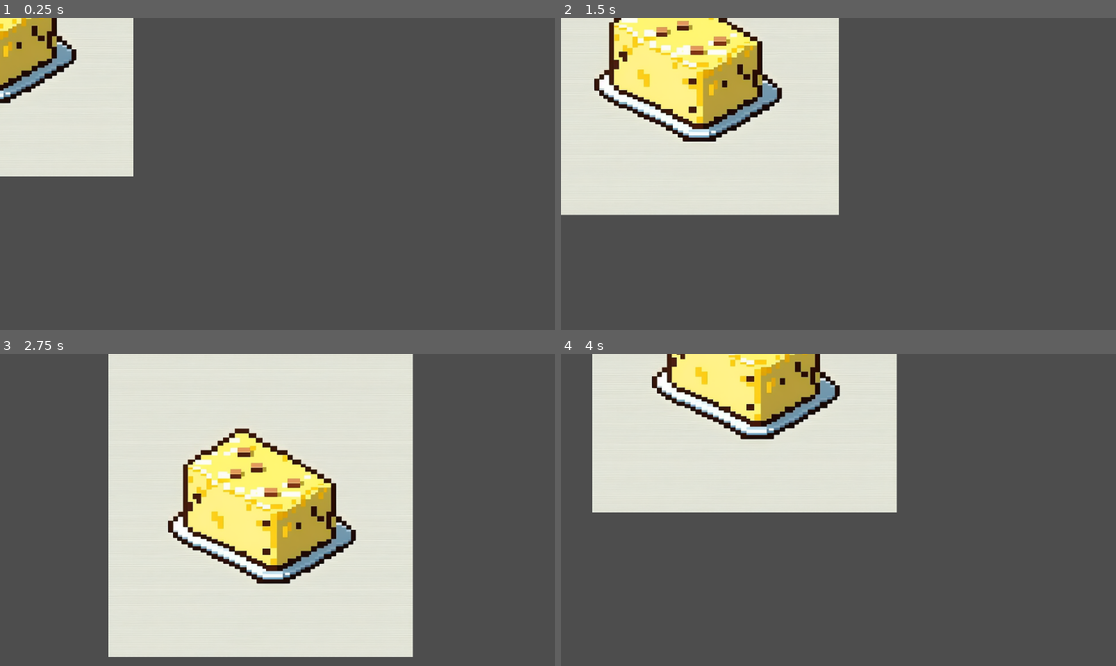
Above: before the commit, frames 1-4 (two rows, left to right).
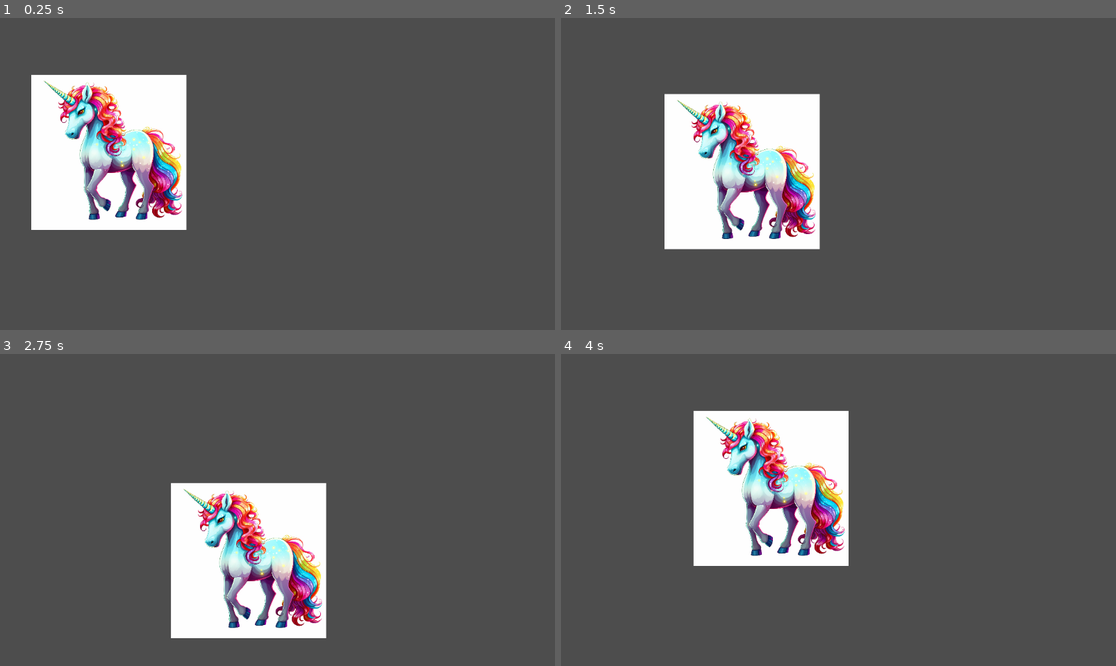
Above: after the commit, the same moments.

Repository: twfahey1/UnicornFarm
Game: Godot game, scene res://Scenes/main.tscn
Two runs of this game, one before a commit and one after it. Both use one fixed random seed, a clock stepped at 60 frames per second and the inputs below. Before the commit the project starts from res://node_2d.tscn.
Inputs:
- Up to frame 1 (0.25 s): no input
- Up to frame 2 (1.5 s): tap Enter at 0.5 s; hold Right (ui_right) 0.53-1.28 s; tap Space (ui_select) at 0.6, 0.77, 1.07, 1.35 s; hold Down (ui_down) from 1.28 s (still down)
- Up to frame 3 (2.75 s): tap Space (ui_select) at 1.52, 1.82, 2.1 s; release Down (ui_down) at 2.03 s; hold Right (ui_right) from 2.03 s (still down)
- Up to frame 4 (4 s): release Right (ui_right) at 2.78 s; hold Up (ui_up) 2.78-3.53 s; tap Space (ui_select) at 2.85, 3.02, 3.32, 3.6, 3.77 s; hold Left (ui_left) from 3.53 s (still down)

The runs differ from the first frame. In frame 1, 20% of the frame differs, in the area x 0-34%, y 0-68%; in frame 2, 34%; in frame 3, 53%, in the area x 19-75%, y 0-98%; in frame 4, 32%.
Error after the commit: Invalid call. Nonexistent function 'instance' in base 'PackedScene'. (res://Scripts/MainUnicorn.gd:26)

Commit message:
Refactor structure, scaffold animation structure and scenes

Diff:
--- a/Butter.gd
+++ /dev/null
@@ -1,18 +0,0 @@
-extends Sprite2D
-
-var speed = 200
-
-func _physics_process(delta):
-	var velocity = Vector2(0, 0)
-
-	if Input.is_action_pressed("ui_right"):
-		velocity.x += 20
-	if Input.is_action_pressed("ui_left"):
-		velocity.x -= 20
-	if Input.is_action_pressed("ui_down"):
-		velocity.y += 20
-	if Input.is_action_pressed("ui_up"):
-		velocity.y -= 20
-
-	velocity = velocity.normalized() * speed * delta
-	self.position += velocity
--- /dev/null
+++ b/MainUnicorn.gd
@@ -0,0 +1,64 @@
+extends Sprite2D
+
+# Member variables
+var speed = 200
+var tomato_counter = 0  # Initialize the counter
+@onready var tomato_counter_label = get_node("Label") # Adjust the path based on your actual node hierarchy
+var TomatoMissle = preload("res://tomato-missle.tscn")
+
+
+
+# Called when the node enters the scene tree for the first time.
+func _ready():
+
+	pass
+
+# Called every frame. 'delta' is the elapsed time since the previous frame.
+func _process(delta):
+	if Input.is_action_just_pressed("ui_select"):  # "ui_select" is the default action for spacebar
+		print("Spacebar was pressed.")  # Log message to console
+		shoot_tomato()
+
+# Shoot a TomatoMissle
+func shoot_tomato():
+	print(TomatoMissle)
+	# if TomatoMissle:
+	# 	var tomato_instance = TomatoMissle.instance()  # Create a new instance of the TomatoMissle
+	# 	tomato_instance.position = self.position  # Set its initial position to the Unicorn's position
+
+	# 	# Optionally: Add any velocity or other properties to simulate shooting
+	# 	tomato_instance.velocity = Vector2(200, 0)  # Example velocity, adjust as needed
+
+	# 	get_parent().add_child(tomato_instance)  # Add the TomatoMissle to the parent scene
+	# else:
+	# 	print("No missle!")
+# Update UI Label
+func update_ui():
+	# Console log the counter
+	print(tomato_counter)
+	tomato_counter_label.text = str(tomato_counter)
+
+# Physics process for handling movement
+func _physics_process(delta):
+	var velocity = Vector2(0, 0)
+	if Input.is_action_pressed("ui_right"):
+		velocity.x += 100
+	if Input.is_action_pressed("ui_left"):
+		velocity.x -= 100
+	if Input.is_action_pressed("ui_down"):
+		velocity.y += 100
+	if Input.is_action_pressed("ui_up"):
+		velocity.y -= 100
+	velocity = velocity.normalized() * speed * delta
+	self.position += velocity
+
+# Increment tomato counter
+func increment_tomato_counter():
+	tomato_counter += 1
+	update_ui()
+
+# Collision handling
+func _on_Area2D_body_entered(body):
+	if body.name == "TomatoMissle":
+		body.queue_free()
+		increment_tomato_counter()
--- a/Node2D.gd
+++ /dev/null
@@ -1,28 +0,0 @@
-extends Node2D
-
-
-# Called when the node enters the scene tree for the first time.
-func _ready():
-	pass # Replace with function body.
-
-
-# Called every frame. 'delta' is the elapsed time since the previous frame.
-func _process(delta):
-	pass
-
-var speed = 200
-
-func _physics_process(delta):
-	var velocity = Vector2(0, 0)
-
-	if Input.is_action_pressed("ui_right"):
-		velocity.x += 1
-	if Input.is_action_pressed("ui_left"):
-		velocity.x -= 1
-	if Input.is_action_pressed("ui_down"):
-		velocity.y += 1
-	if Input.is_action_pressed("ui_up"):
-		velocity.y -= 1
-
-	velocity = velocity.normalized() * speed * delta
-	self.position += velocity
--- /dev/null
+++ b/Scenes/main.tscn
@@ -0,0 +1,20 @@
+[gd_scene load_steps=4 format=3 uid="uid://402bu0hegljn"]
+
+[ext_resource type="Script" path="res://Scripts/Node2D.gd" id="1_0atb2"]
+[ext_resource type="Texture2D" uid="uid://ck0o0xxqjukcc" path="res://Assets/tylerfahey_graphics_for_a_game_pixel_art_a_unicorn_with_rainbow_9c3c96ae-84d8-40c6-8c9a-7829b6bdfbc9.png" id="2_xmlfi"]
+[ext_resource type="Script" path="res://Scripts/MainUnicorn.gd" id="3_nsmcu"]
+
+[node name="MainNode" type="Node2D"]
+script = ExtResource("1_0atb2")
+
+[node name="MainUnicorn" type="Sprite2D" parent="."]
+position = Vector2(226, 279)
+scale = Vector2(0.314941, 0.314941)
+texture = ExtResource("2_xmlfi")
+script = ExtResource("3_nsmcu")
+
+[node name="Label" type="Label" parent="MainUnicorn"]
+offset_left = 638.214
+offset_top = -641.389
+offset_right = 840.214
+offset_bottom = -618.389
--- /dev/null
+++ b/Scenes/player.tscn
@@ -0,0 +1,45 @@
+[gd_scene load_steps=6 format=3 uid="uid://c1dmhisdngbpe"]
+
+[ext_resource type="Script" path="res://Scripts/player.gd" id="1_2xn1n"]
+[ext_resource type="Texture2D" uid="uid://dlq6ufsgr7k14" path="res://Assets/tylerfahey_graphics_for_a_game_pixel_art_a_tomato_958f9d18-b392-48c3-b761-0156b7a7d9f8.png" id="1_cno5b"]
+[ext_resource type="Texture2D" uid="uid://ck0o0xxqjukcc" path="res://Assets/tylerfahey_graphics_for_a_game_pixel_art_a_unicorn_with_rainbow_9c3c96ae-84d8-40c6-8c9a-7829b6bdfbc9.png" id="2_leq3f"]
+
+[sub_resource type="SpriteFrames" id="SpriteFrames_t3uck"]
+animations = [{
+"frames": [{
+"duration": 1.0,
+"texture": ExtResource("1_cno5b")
+}, {
+"duration": 1.0,
+"texture": ExtResource("2_leq3f")
+}],
+"loop": true,
+"name": &"up",
+"speed": 5.0
+}, {
+"frames": [{
+"duration": 1.0,
+"texture": ExtResource("2_leq3f")
+}, {
+"duration": 1.0,
+"texture": ExtResource("1_cno5b")
+}],
+"loop": true,
+"name": &"walk",
+"speed": 5.0
+}]
+
+[sub_resource type="RectangleShape2D" id="RectangleShape2D_qmmjk"]
+
+[node name="Player" type="Area2D"]
+scale = Vector2(0.5, 0.5)
+script = ExtResource("1_2xn1n")
+metadata/_edit_group_ = true
+
+[node name="AnimatedSprite2D" type="AnimatedSprite2D" parent="."]
+sprite_frames = SubResource("SpriteFrames_t3uck")
+animation = &"up"
+
+[node name="CollisionShape2D" type="CollisionShape2D" parent="."]
+shape = SubResource("RectangleShape2D_qmmjk")
+debug_color = Color(0.862745, 0, 0.870588, 0.419608)
--- /dev/null
+++ b/Scenes/shooting-object.tscn
@@ -0,0 +1,3 @@
+[gd_scene format=3 uid="uid://3ilsmnhh6ajt"]
+
+[node name="shooting-object" type="Node2D"]
--- /dev/null
+++ b/Scripts/MainUnicorn.gd
@@ -0,0 +1,64 @@
+extends Sprite2D
+
+# Member variables
+var speed = 200
+var tomato_counter = 0  # Initialize the counter
+@onready var tomato_counter_label = get_node("Label") # Adjust the path based on your actual node hierarchy
+var TomatoMissle = preload("res://Scenes/shooting-object.tscn");
+
+
+
+# Called when the node enters the scene tree for the first time.
+func _ready():
+
+	pass
+
+# Called every frame. 'delta' is the elapsed time since the previous frame.
+func _process(delta):
+	if Input.is_action_just_pressed("ui_select"):  # "ui_select" is the default action for spacebar
+		print("Spacebar was pressed.")  # Log message to console
+		shoot_tomato()
+
+# Shoot a TomatoMissle
+func shoot_tomato():
+	print(TomatoMissle)
+	if TomatoMissle:
+		var tomato_instance = TomatoMissle.instance()  # Create a new instance of the TomatoMissle
+	# 	tomato_instance.position = self.position  # Set its initial position to the Unicorn's position
+
+	# 	# Optionally: Add any velocity or other properties to simulate shooting
+	# 	tomato_instance.velocity = Vector2(200, 0)  # Example velocity, adjust as needed
+
+	# 	get_parent().add_child(tomato_instance)  # Add the TomatoMissle to the parent scene
+	# else:
+	# 	print("No missle!")
+# Update UI Label
+func update_ui():
+	# Console log the counter
+	print(tomato_counter)
+	tomato_counter_label.text = str(tomato_counter)
+
+# Physics process for handling movement
+func _physics_process(delta):
+	var velocity = Vector2(0, 0)
+	if Input.is_action_pressed("ui_right"):
+		velocity.x += 100
+	if Input.is_action_pressed("ui_left"):
+		velocity.x -= 100
+	if Input.is_action_pressed("ui_down"):
+		velocity.y += 100
+	if Input.is_action_pressed("ui_up"):
+		velocity.y -= 100
+	velocity = velocity.normalized() * speed * delta
+	self.position += velocity
+
+# Increment tomato counter
+func increment_tomato_counter():
+	tomato_counter += 1
+	update_ui()
+
+# Collision handling
+func _on_Area2D_body_entered(body):
+	if body.name == "TomatoMissle":
+		body.queue_free()
+		increment_tomato_counter()
--- /dev/null
+++ b/Scripts/player.gd
@@ -0,0 +1,33 @@
+extends Area2D
+
+@export var speed = 400 # How fast the player will move (pixels/sec).
+var screen_size # Size of the game window.
+
+func _ready():
+	screen_size = get_viewport_rect().size
+
+func _process(delta):
+	var velocity = Vector2.ZERO # The player's movement vector.
+	if Input.is_action_pressed("move_right"):
+		velocity.x += 1
+	if Input.is_action_pressed("move_left"):
+		velocity.x -= 1
+	if Input.is_action_pressed("move_down"):
+		velocity.y += 1
+	if Input.is_action_pressed("move_up"):
+		velocity.y -= 1
+
+	if velocity.length() > 0:
+		velocity = velocity.normalized() * speed
+		$AnimatedSprite2D.play()
+	else:
+		$AnimatedSprite2D.stop()
+
+	if velocity.x != 0:
+		$AnimatedSprite2D.animation = "walk"
+		$AnimatedSprite2D.flip_v = false
+		# See the note below about boolean assignment.
+		$AnimatedSprite2D.flip_h = velocity.x < 0
+	elif velocity.y != 0:
+		$AnimatedSprite2D.animation = "up"
+		$AnimatedSprite2D.flip_v = velocity.y > 0
--- a/node_2d.tscn
+++ /dev/null
@@ -1,14 +0,0 @@
-[gd_scene load_steps=4 format=3 uid="uid://402bu0hegljn"]
-
-[ext_resource type="Script" path="res://Node2D.gd" id="1_825gy"]
-[ext_resource type="Texture2D" uid="uid://i35yonubgniu" path="res://butter.png" id="2_x0ibb"]
-[ext_resource type="Script" path="res://Butter.gd" id="3_621hx"]
-
-[node name="Node2D" type="Node2D"]
-script = ExtResource("1_825gy")
-
-[node name="Butter" type="Sprite2D" parent="."]
-position = Vector2(-38.9999, 13.0001)
-scale = Vector2(0.617188, 0.617188)
-texture = ExtResource("2_x0ibb")
-script = ExtResource("3_621hx")
--- a/project.godot
+++ b/project.godot
@@ -11,9 +11,32 @@
 [application]
 
 config/name="UnicornFarm"
-run/main_scene="res://node_2d.tscn"
+run/main_scene="res://Scenes/main.tscn"
 config/features=PackedStringArray("4.1", "GL Compatibility")
-config/icon="res://icon.svg"
+config/icon="res://Assets/icon.svg"
+
+[input]
+
+move_right={
+"deadzone": 0.5,
+"events": [Object(InputEventKey,"resource_local_to_scene":false,"resource_name":"","device":-1,"window_id":0,"alt_pressed":false,"shift_pressed":false,"ctrl_pressed":false,"meta_pressed":false,"pressed":false,"keycode":0,"physical_keycode":4194321,"key_label":0,"unicode":0,"echo":false,"script":null)
+]
+}
+move_left={
+"deadzone": 0.5,
+"events": [Object(InputEventKey,"resource_local_to_scene":false,"resource_name":"","device":-1,"window_id":0,"alt_pressed":false,"shift_pressed":false,"ctrl_pressed":false,"meta_pressed":false,"pressed":false,"keycode":0,"physical_keycode":4194319,"key_label":0,"unicode":0,"echo":false,"script":null)
+]
+}
+move_down={
+"deadzone": 0.5,
+"events": [Object(InputEventKey,"resource_local_to_scene":false,"resource_name":"","device":-1,"window_id":0,"alt_pressed":false,"shift_pressed":false,"ctrl_pressed":false,"meta_pressed":false,"pressed":false,"keycode":0,"physical_keycode":4194322,"key_label":0,"unicode":0,"echo":false,"script":null)
+]
+}
+move_up={
+"deadzone": 0.5,
+"events": [Object(InputEventKey,"resource_local_to_scene":false,"resource_name":"","device":-1,"window_id":0,"alt_pressed":false,"shift_pressed":false,"ctrl_pressed":false,"meta_pressed":false,"pressed":false,"keycode":0,"physical_keycode":4194320,"key_label":0,"unicode":0,"echo":false,"script":null)
+]
+}
 
 [rendering]
 
Renamed: butter.png -> Assets/butter.png
Not shown, added: Assets/butter.png.import
Renamed: icon.svg -> Assets/icon.svg
Not shown, added: Assets/icon.svg.import
Binary file added: Assets/tylerfahey_graphics_for_a_game_pixel_art_a_tomato_958f9d18-b392-48c3-b761-0156b7a7d9f8.png
Not shown, changed: Assets/tylerfahey_graphics_for_a_game_pixel_art_a_tomato_958f9d18-b392-48c3-b761-0156b7a7d9f8.png.import
Binary file added: Assets/tylerfahey_graphics_for_a_game_pixel_art_a_unicorn_with_rainbow_9c3c96ae-84d8-40c6-8c9a-7829b6bdfbc9.png
Not shown, changed: Assets/tylerfahey_graphics_for_a_game_pixel_art_a_unicorn_with_rainbow_9c3c96ae-84d8-40c6-8c9a-7829b6bdfbc9.png.import
